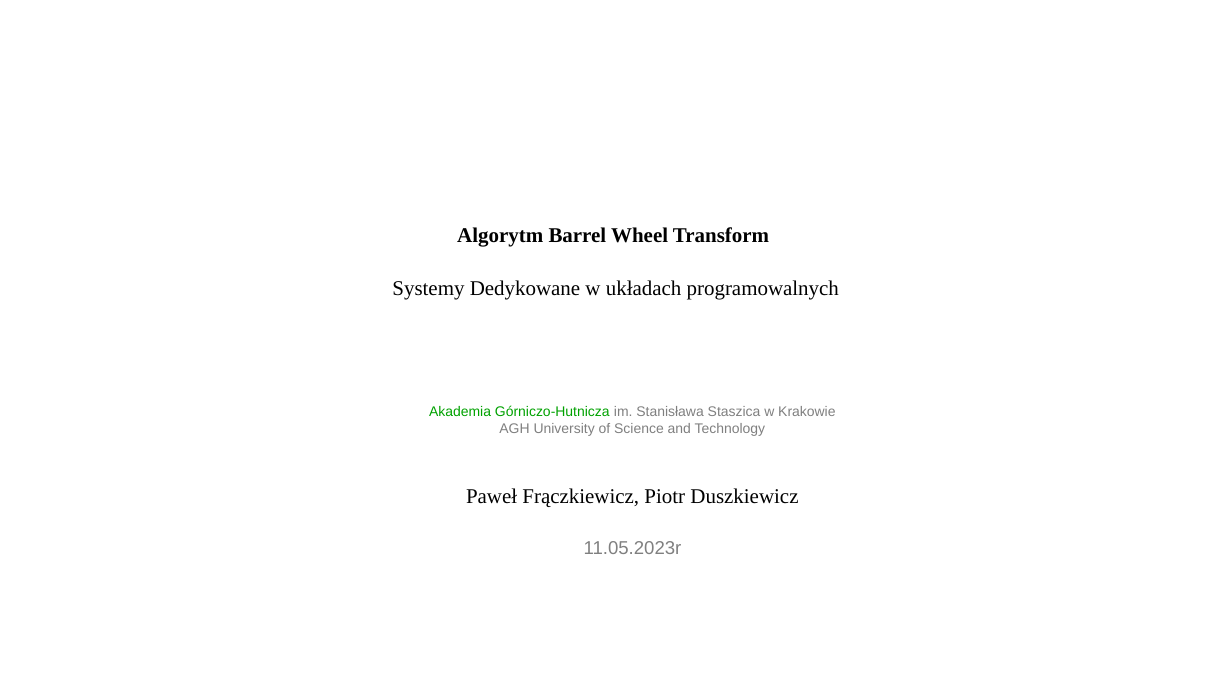
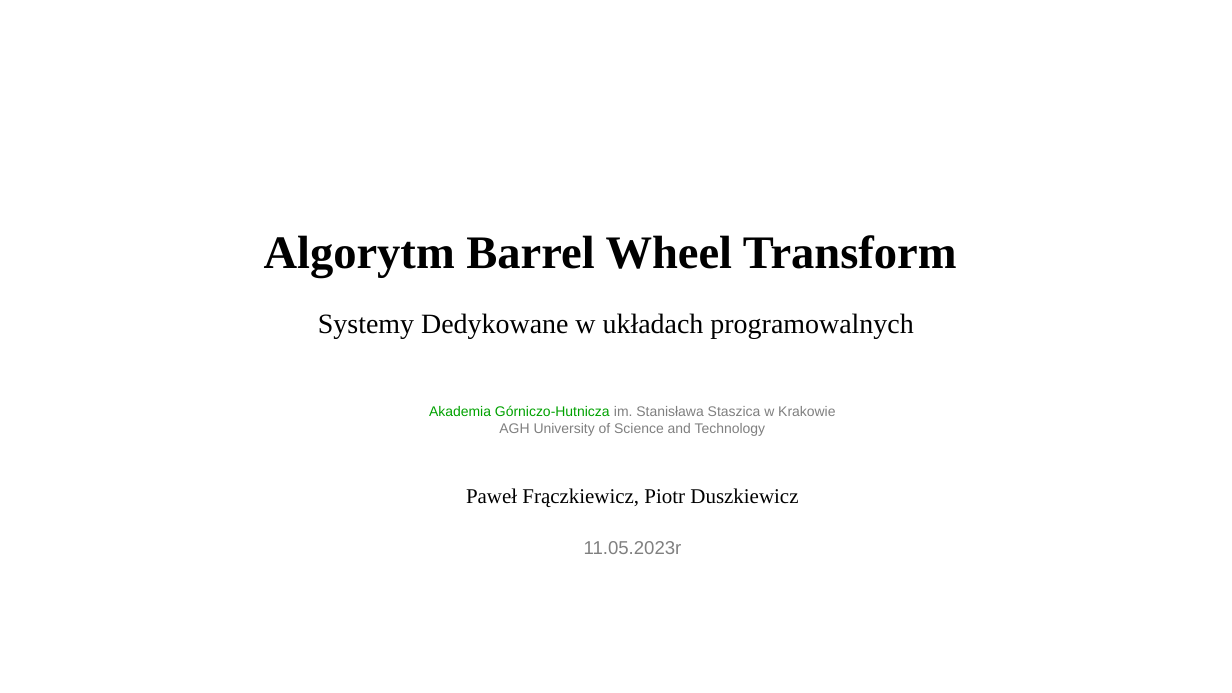
Before and after one commit to fraczpa22/SDUP_BWT_transformata, a slide deck: slide 1 of mpims_Paweł_Frączkiewicz.ppt. Drawn at 1232x693 pixels with LibreOffice and Linux fonts; fonts in the diff are those of the drawing; background and template pictures are left out. Boxes give left, top, right and bottom in pixels: in the first picture for what was removed or moved away, otherwise in the second. Text is boxed around its words. In the diff, an @@ line names an element or a change of style, - is before the commit and + after.

```diff
--- a/mpims_Paweł_Frączkiewicz.ppt
+++ b/mpims_Paweł_Frączkiewicz.ppt
@@ text "Algorytm Barrel Wheel Transform" at box(264, 235, 957, 338): size 18 to 40 pt in "Algorytm Barrel Wheel Transform"; size 18 to 24 pt in "Systemy Dedykowane w układach programowalnych" @@
```
Also in this commit, not shown: 7 other slides changed.
